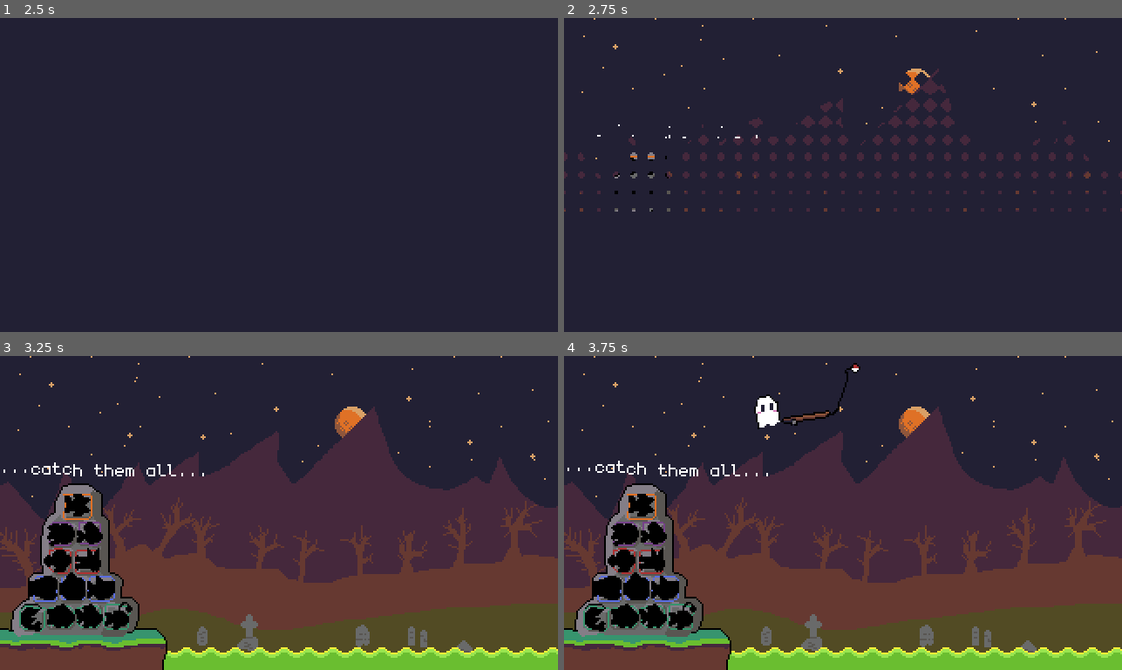
Above: before the commit, frames 1-4 (two rows, left to right).
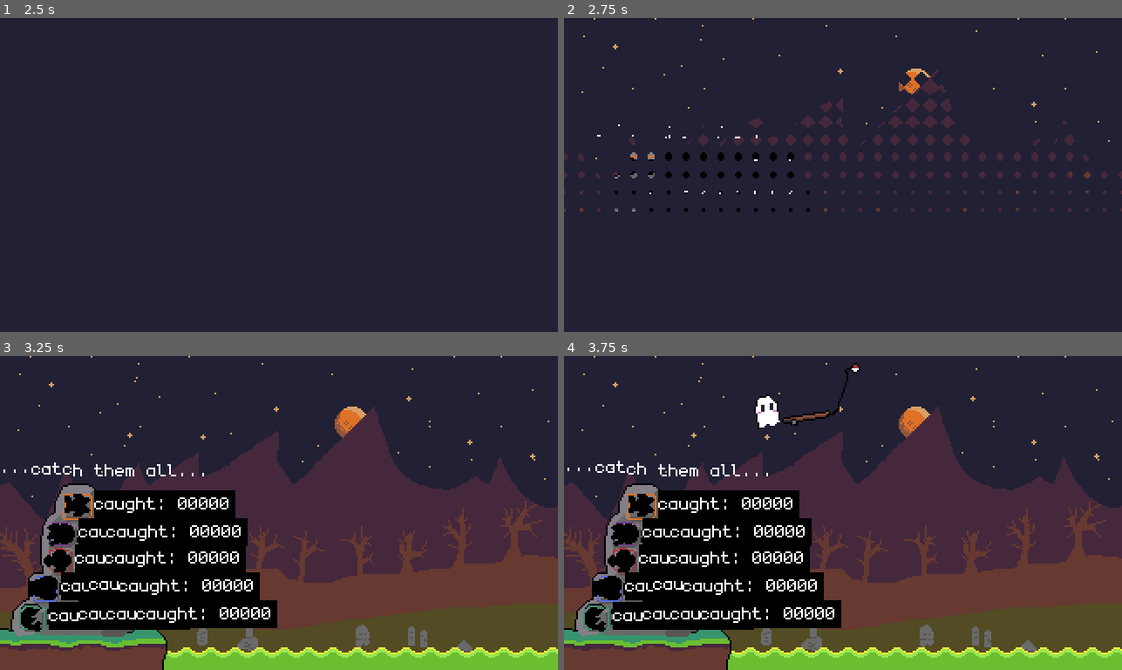
Above: after the commit, the same moments.

Repository: thomz12/LD58
Game: Godot game, scene res://scenes/game.tscn
The game is run twice, just before and just after one commit, with the same random seed, the same clock (stepped at 60 frames per second) and the same inputs.
Inputs (mouse positions are in pixels of both pictures, inside the frame that each line leads up to):
- Up to frame 1 (2.5 s): click "Play game" at 0.5 s; click "Play game" at 1.25 s; click "Play game" at 2 s
- Up to frame 2 (2.75 s): no input
- Up to frame 3 (3.25 s): move the mouse to (401, 497) at 2.77 s
- Up to frame 4 (3.75 s): tap Enter at 3.5 s; move the mouse to (731, 528) at 3.52 s

Frame 1 is identical in both runs. In frame 2, 0.5% of the frame differs, in the area x 15-45%, y 42-62%; in frame 3, 13%, in the area x 8-50%, y 42-88%; in frame 4, 13%.

Commit message:
Render catch label correctly

Diff:
--- a/ld-58/scenes/fishing/altar_image.tscn
+++ b/ld-58/scenes/fishing/altar_image.tscn
@@ -21,17 +21,16 @@
 debug_color = Color(2.5990605e-06, 0.59164864, 0.7475077, 0.41960785)
 
 [node name="RichTextLabel" type="RichTextLabel" parent="."]
-visible = false
 z_index = 100
 z_as_relative = false
-custom_minimum_size = Vector2(64, 0)
+custom_minimum_size = Vector2(128, 0)
 offset_left = 10.0
 offset_top = -9.0
 offset_right = 74.0
 offset_bottom = 31.0
 theme = ExtResource("3_jbkvj")
 bbcode_enabled = true
-text = "[bgcolor=BLACK]caught: 4"
+text = "[bgcolor=BLACK]caught: 00000"
 fit_content = true
 
 [connection signal="mouse_entered" from="Area2D" to="." method="_on_area_2d_mouse_entered"]
